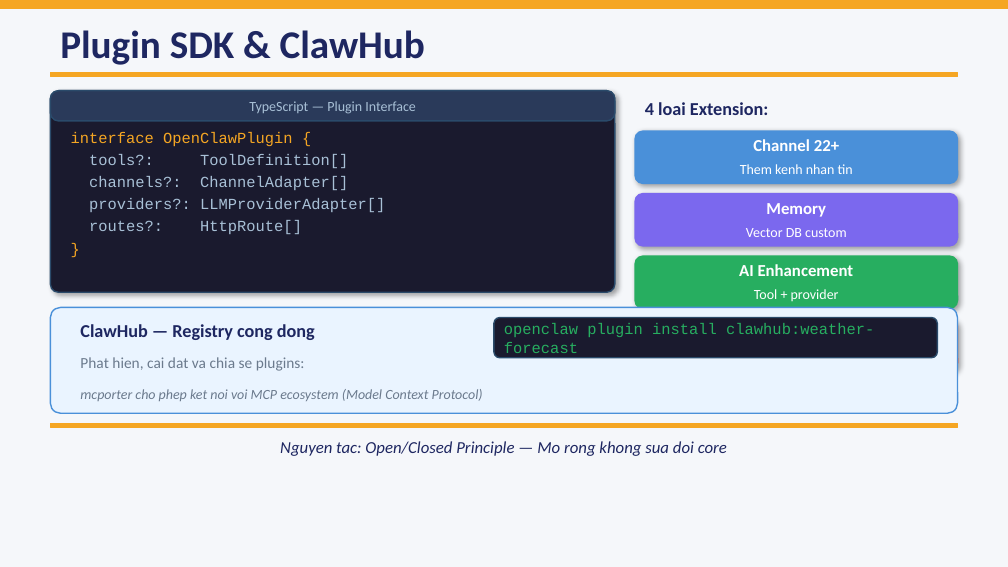
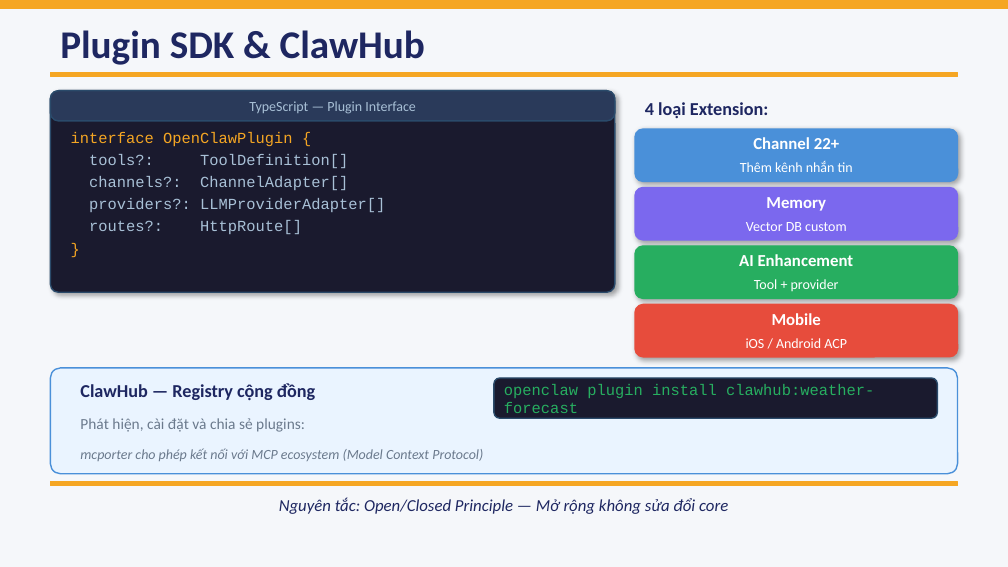
Before and after one commit to dvduongth/research_doc, a slide deck: slide 14 of open_claw/presentation/OpenClaw_Presentation.pptx. Drawn at 1008x567 pixels with LibreOffice and Linux fonts; fonts in the diff are those of the drawing. Boxes give left, top, right and bottom in pixels: in the first picture for what was removed or moved away, otherwise in the second. Text is boxed around its words. In the diff, an @@ line names an element or a change of style, - is before the commit and + after.

```diff
--- a/open_claw/presentation/OpenClaw_Presentation.pptx
+++ b/open_claw/presentation/OpenClaw_Presentation.pptx
@@ text at box(645, 102, 768, 118): text changed @@
-4 loai Extension:
+4 loại Extension:
@@ text at box(740, 161, 853, 172): text changed @@
-Them kenh nhan tin
+Thêm kênh nhắn tin
@@ 2 texts, 1 rounded rectangle: place and size @@
-2 texts, 1 rounded rectangle at box(635, 194, 958, 246)
+2 texts, 1 rounded rectangle at box(635, 187, 958, 240)
@@ 2 texts, 1 rounded rectangle: place and size @@
-2 texts, 1 rounded rectangle at box(635, 256, 958, 308)
+2 texts, 1 rounded rectangle at box(635, 246, 958, 298)
@@ 2 texts, 1 rounded rectangle: place and size @@
-2 texts, 1 rounded rectangle at box(635, 319, 958, 371)
+2 texts, 1 rounded rectangle at box(635, 304, 958, 357)
@@ text at box(80, 383, 315, 400): text changed @@
-ClawHub — Registry cong dong
+ClawHub — Registry cộng đồng
@@ 2 rounded rectangles, 1 text, 1 rectangle: place and size @@
-2 rounded rectangles, 1 text, 1 rectangle at box(50, 307, 958, 427)
+2 rounded rectangles, 1 text, 1 rectangle at box(50, 368, 958, 486)
@@ text at box(80, 418, 305, 432): text changed @@
-Phat hien, cai dat va chia se plugins:
+Phát hiện, cài đặt và chia sẻ plugins:
@@ text at box(80, 448, 483, 461): text changed @@
-mcporter cho phep ket noi voi MCP ecosystem (Model Context Protocol)
+mcporter cho phép kết nối với MCP ecosystem (Model Context Protocol)
@@ text at box(279, 498, 728, 514): text changed @@
-Nguyen tac: Open/Closed Principle — Mo rong khong sua doi core
+Nguyên tắc: Open/Closed Principle — Mở rộng không sửa đổi core
```
Also in this commit, not shown: 10 other slides changed, 14 other files.
